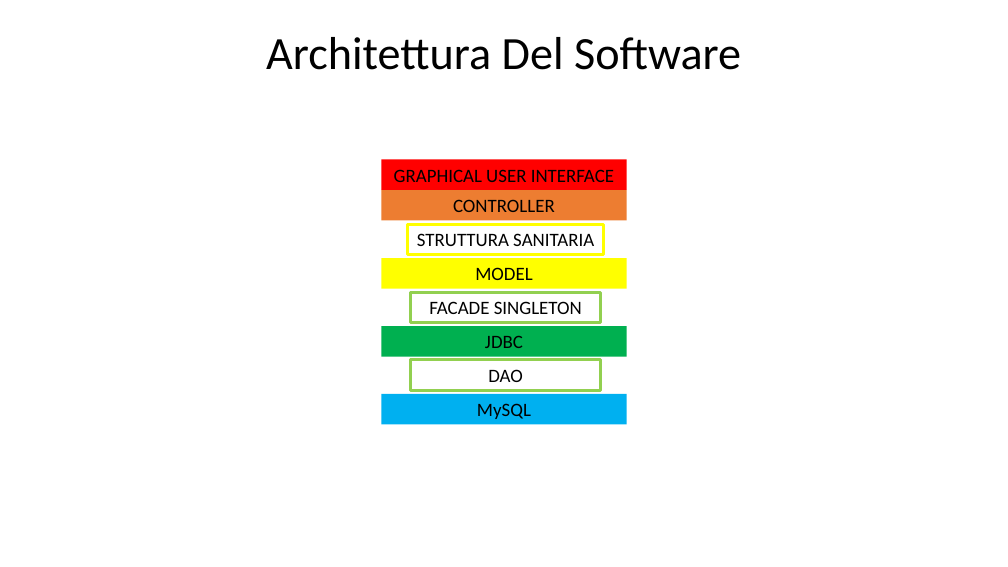
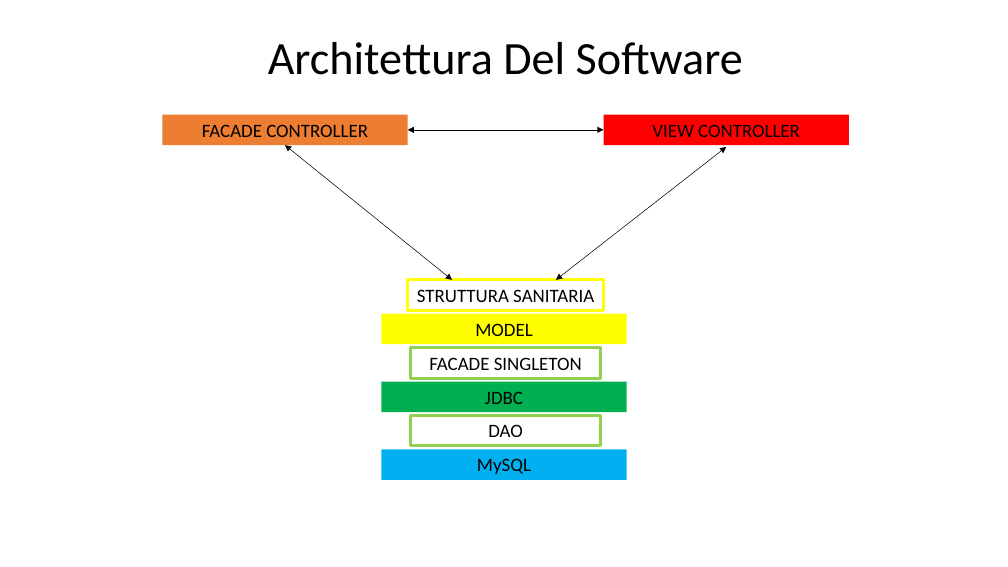
Before and after one commit to IngSW-unipv/Progetto-D23, a slide deck: slide 4 of HospitalManager/doc/HospitalManager Presentazione.pptx. Drawn at 1008x567 pixels with LibreOffice and Linux fonts; fonts in the diff are those of the drawing. Boxes give left, top, right and bottom in pixels: in the first picture for what was removed or moved away, otherwise in the second. Text is boxed around its words. In the diff, an @@ line names an element or a change of style, - is before the commit and + after.

Commit message:
Aggiornamento presentazione

```diff
--- a/HospitalManager/doc/HospitalManager Presentazione.pptx
+++ b/HospitalManager/doc/HospitalManager Presentazione.pptx
@@ title "Architettura Del Software": place and size @@
-title "Architettura Del Software" at [266, 37, 741, 70]
+title "Architettura Del Software" at [268, 42, 743, 75]
@@ rectangle "FACADE CONTROLLER": place and size @@
-rectangle "FACADE CONTROLLER" at [381, 190, 627, 220]
+rectangle "FACADE CONTROLLER" at [163, 115, 408, 145]
@@ rectangle added at [603, 115, 849, 145], fill #FF0000, 18 pt, text #000000 @@
+VIEW CONTROLLER
@@ text in rectangle at [202, 124, 368, 137]: text changed @@
-CONTROLLER
+FACADE CONTROLLER
@@ double arrow added from (285, 145) to (452, 280), #000000 0.5 pt @@
@@ double arrow added from (408, 130) to (603, 130), #000000 0.5 pt @@
@@ double arrow added from (556, 280) to (727, 147), #000000 0.5 pt @@
@@ rectangle removed at [381, 160, 627, 190] @@
-GRAPHICAL USER INTERFACE
@@ 6 rectangles: place and size @@
-6 rectangles at [381, 225, 627, 424]
+6 rectangles at [381, 280, 627, 479]
```
